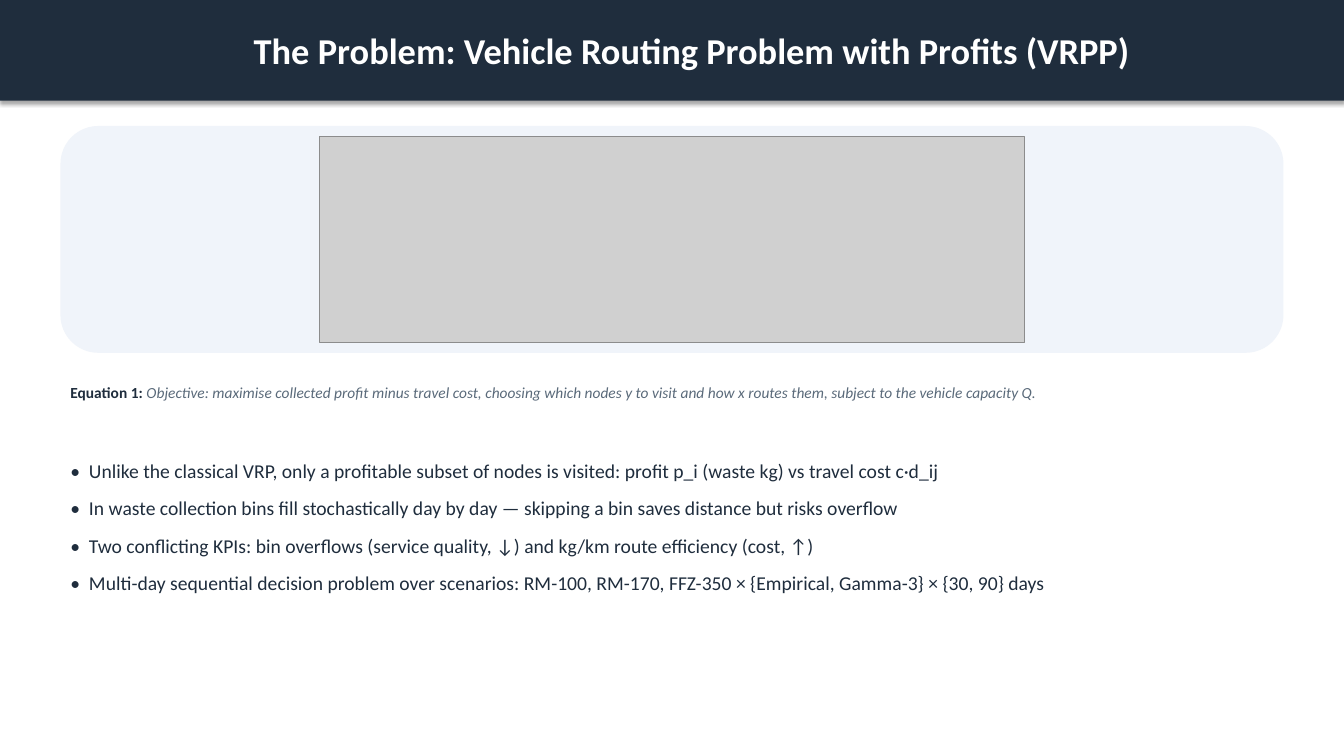
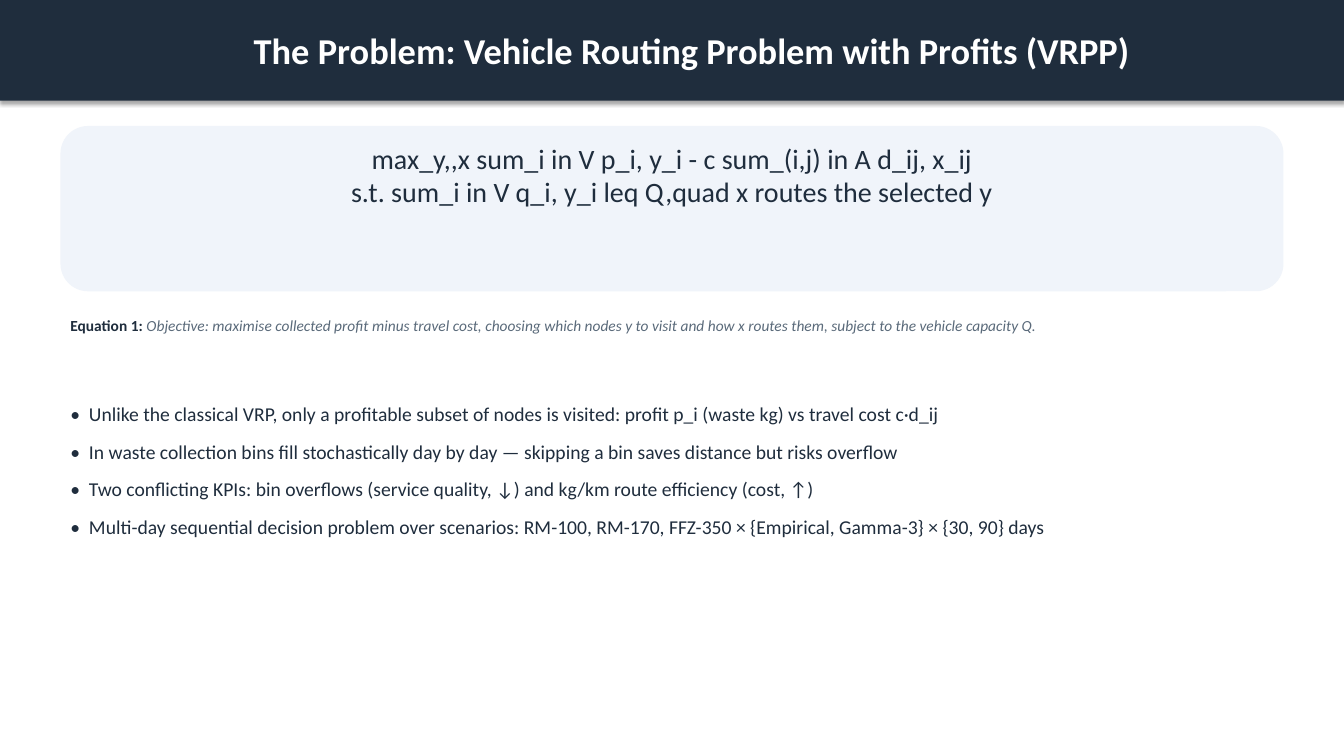
Before and after one commit to ACFHarbinger/WSmartPlus-Route, a slide deck: slide 3 of assets/windows/wsmart_route_results.pptx. Drawn at 1344x756 pixels with LibreOffice and Linux fonts; fonts in the diff are those of the drawing; grey boxes stand for pictures. Boxes give left, top, right and bottom in pixels: in the first picture for what was removed or moved away, otherwise in the second. Text is boxed around its words. In the diff, an @@ line names an element or a change of style, - is before the commit and + after.

```diff
--- a/assets/windows/wsmart_route_results.pptx
+++ b/assets/windows/wsmart_route_results.pptx
@@ rounded rectangle resized from (x1=60, y1=126, x2=1284, y2=353) to (x1=60, y1=126, x2=1284, y2=291) @@
@@ picture removed at (x1=320, y1=136, x2=1024, y2=343) @@
@@ text added at (x1=351, y1=148, x2=992, y2=207), 20 pt, text #1F2D3D @@
+max_y,,x sum_i in V p_i, y_i - c sum_(i,j) in A d_ij, x_ij
+s.t. sum_i in V q_i, y_i leq Q,quad x routes the selected y
@@ text "Equation 1: Objective: maximise collected ..." moved from (x1=70, y1=387, x2=1036, y2=401) to (x1=70, y1=320, x2=1036, y2=334) @@
@@ text "• Unlike the classical VRP, ..." moved from (x1=89, y1=464, x2=1044, y2=593) to (x1=89, y1=407, x2=1044, y2=537) @@
```
Also in this commit, not shown: 14 other slides changed, 5 slides added, 4 slides removed, 46 other files.
